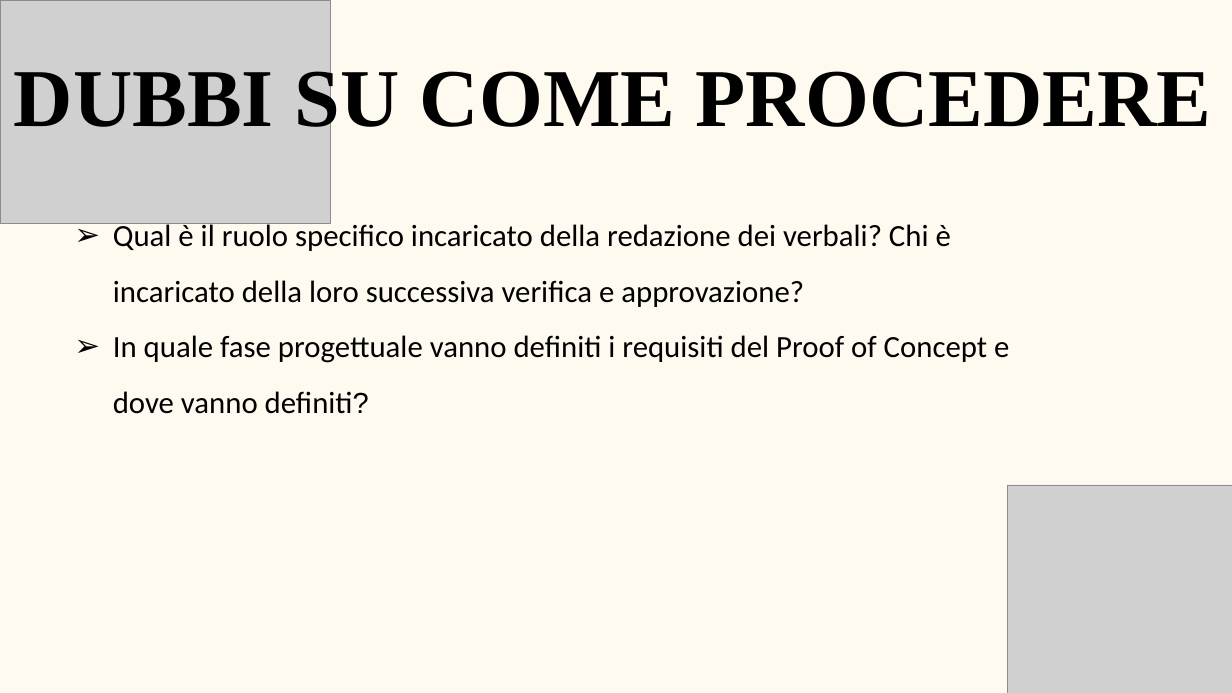
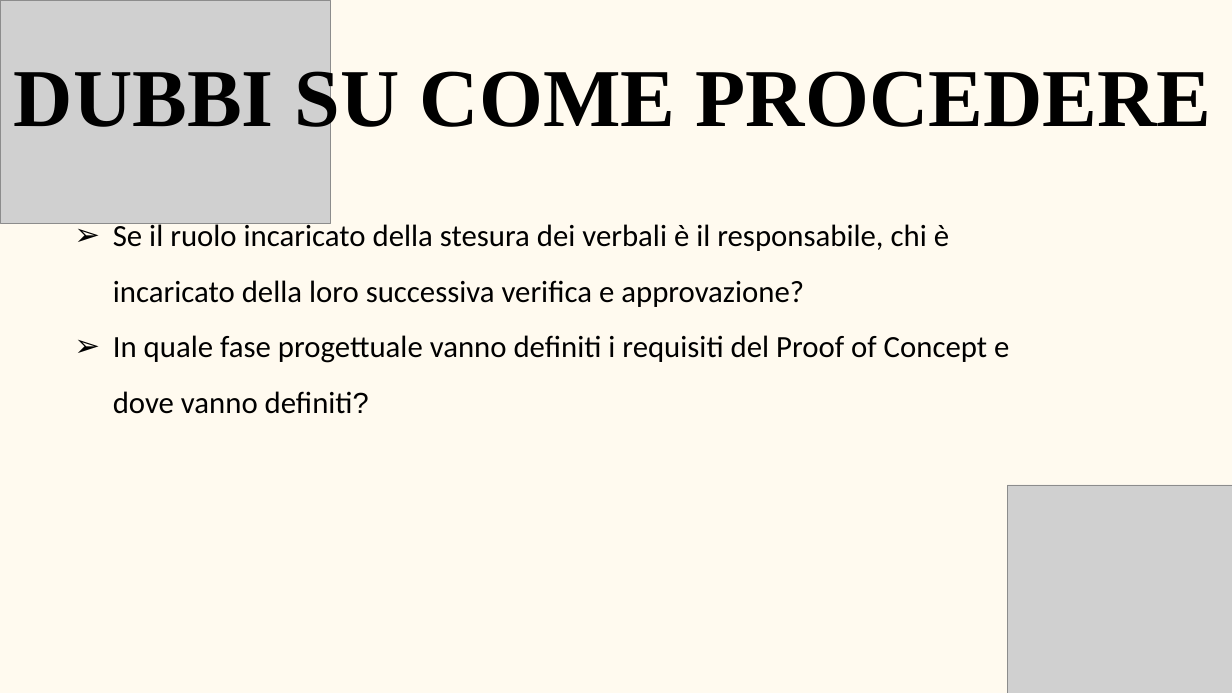
Before and after one commit to BugBustersUnipd/DocumentazioneSWE, a slide deck: slide 3 of DIARIO DI BORDO/DB-01-12-25.pptx. Drawn at 1232x693 pixels with LibreOffice and Linux fonts; fonts in the diff are those of the drawing; grey boxes stand for pictures. Boxes give left, top, right and bottom in pixels: in the first picture for what was removed or moved away, otherwise in the second. Text is boxed around its words. In the diff, an @@ line names an element or a change of style, - is before the commit and + after.

```diff
--- a/DIARIO DI BORDO/DB-01-12-25.pptx
+++ b/DIARIO DI BORDO/DB-01-12-25.pptx
@@ text at [113,221,949,307]: text changed @@
-  ➢ Qual è il ruolo specifico incaricato della redazione dei verbali? Chi è incaricato della loro successiva verifica e approvazione?
+  ➢ Se il ruolo incaricato della stesura dei verbali è il responsabile, chi è incaricato della loro successiva verifica e approvazione?
```
Also in this commit, not shown: 1 other file.
